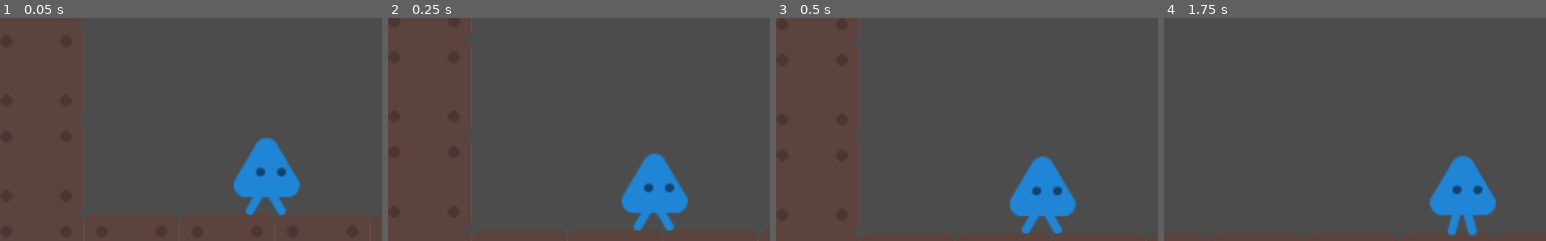
Above: before the commit, frames 1-4 (left to right).
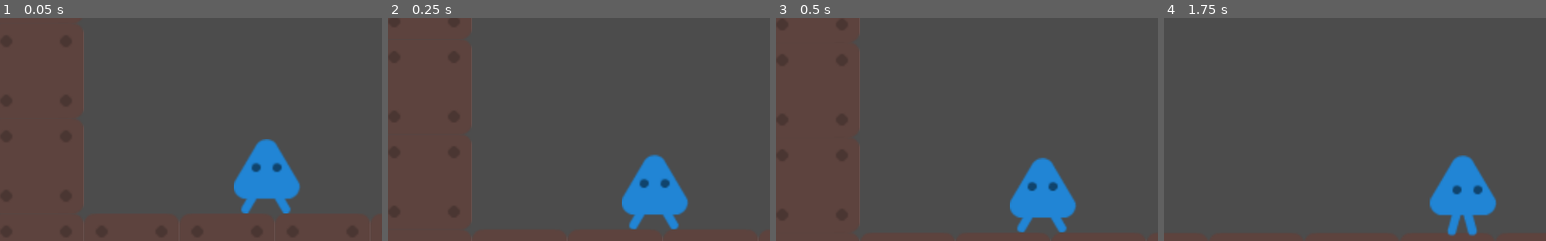
Above: after the commit, the same moments.

Repository: OfficialThomas/CMPM-171-GROUP-20
Game: Godot game, scene res://play-scenes/TestScene1.tscn
The game is run twice, just before and just after one commit, with the same random seed, the same clock (stepped at 60 frames per second) and the same inputs. Before the commit the project starts from res://game-objects/Basic.tscn.
Inputs:
- Up to frame 1 (0.05 s): no input
- Up to frame 2 (0.25 s): no input
- Up to frame 3 (0.5 s): no input
- Up to frame 4 (1.75 s): hold W (up) 0.53-1.28 s; hold D (right) from 0.53 s (still down); tap W (up) at 1.35, 1.52 s
The pictures show only the part of the screen within x 15-65%, y 18-68%; the shares and areas given below are measured in that part.

The runs differ from the first frame. In frame 1, 1.3% of the frame differs, in the area x 61-79%, y 53-89%; in frame 2, 1.3%; in frame 3, 1.3%; in frame 4, nothing differs.

Commit message:
updated door, player, and folders
- added door swapping to close
- added idle to player instead of stopping the walk animation
- updated folder hierarchy to clean the directory

Diff:
--- a/Narrative Game CMPM 171/game-objects/Door.tscn
+++ b/Narrative Game CMPM 171/assets/game-objects/Door.tscn
@@ -21,7 +21,7 @@
 extents = Vector2( 10, 31.5 )
 
 [sub_resource type="RectangleShape2D" id=3]
-extents = Vector2( 129, 41 )
+extents = Vector2( 88, 41 )
 
 [node name="Door" type="Area2D"]
 collision_layer = 0
@@ -40,9 +40,9 @@
 collision_layer = 0
 
 [node name="CollisionShape2D" type="CollisionShape2D" parent="NearDoor"]
-position = Vector2( 0, 6 )
 shape = SubResource( 3 )
 
 [connection signal="body_entered" from="." to="." method="_on_Door_body_entered"]
 [connection signal="body_exited" from="." to="." method="_on_Door_body_exited"]
 [connection signal="body_entered" from="NearDoor" to="." method="_on_NearDoor_body_entered"]
+[connection signal="body_exited" from="NearDoor" to="." method="_on_NearDoor_body_exited"]
--- a/Narrative Game CMPM 171/game-objects/Player.tscn
+++ b/Narrative Game CMPM 171/assets/game-objects/Player.tscn
@@ -1,12 +1,18 @@
-[gd_scene load_steps=7 format=2]
+[gd_scene load_steps=8 format=2]
 
 [ext_resource path="res://scripts/PlayerController.gd" type="Script" id=1]
 [ext_resource path="res://demo-assets/PNG/Players/Player Blue/playerBlue_walk1.png" type="Texture" id=2]
 [ext_resource path="res://demo-assets/PNG/Players/Player Blue/playerBlue_walk3.png" type="Texture" id=3]
 [ext_resource path="res://demo-assets/PNG/Players/Player Blue/playerBlue_walk2.png" type="Texture" id=4]
+[ext_resource path="res://demo-assets/PNG/Players/Player Blue/playerBlue_up2.png" type="Texture" id=5]
 
 [sub_resource type="SpriteFrames" id=1]
 animations = [ {
+"frames": [ ExtResource( 5 ) ],
+"loop": true,
+"name": "idle",
+"speed": 5.0
+}, {
 "frames": [ ExtResource( 3 ), ExtResource( 4 ), ExtResource( 2 ), ExtResource( 4 ), ExtResource( 3 ) ],
 "loop": true,
 "name": "walk",
@@ -22,7 +28,7 @@
 
 [node name="AnimatedSprite" type="AnimatedSprite" parent="."]
 frames = SubResource( 1 )
-animation = "walk"
+animation = "idle"
 
 [node name="CollisionShape2D" type="CollisionShape2D" parent="."]
 shape = SubResource( 2 )
--- a/Narrative Game CMPM 171/game-objects/Basic.tscn
+++ b/Narrative Game CMPM 171/play-scenes/TestScene1.tscn
@@ -1,7 +1,7 @@
 [gd_scene load_steps=8 format=2]
 
-[ext_resource path="res://game-objects/Door.tscn" type="PackedScene" id=1]
-[ext_resource path="res://game-objects/Player.tscn" type="PackedScene" id=2]
+[ext_resource path="res://assets/game-objects/Door.tscn" type="PackedScene" id=1]
+[ext_resource path="res://assets/game-objects/Player.tscn" type="PackedScene" id=2]
 [ext_resource path="res://demo-assets/Tilesheet/tilesheet_complete.png" type="Texture" id=3]
 
 [sub_resource type="ConvexPolygonShape2D" id=2]
@@ -80,20 +80,20 @@
 
 [node name="World" type="Node2D"]
 
+[node name="Doors" type="Node2D" parent="."]
+
+[node name="Door1" parent="Doors" instance=ExtResource( 1 )]
+position = Vector2( 864, 464 )
+target = NodePath("../Door2")
+
+[node name="Door2" parent="Doors" instance=ExtResource( 1 )]
+position = Vector2( 1247, 464 )
+target = NodePath("../Door1")
+
 [node name="TileMap" type="TileMap" parent="."]
 tile_set = SubResource( 5 )
 format = 1
 tile_data = PoolIntArray( 262144, 0, 0, 262145, 0, 0, 262146, 0, 0, 262147, 0, 0, 262148, 0, 0, 262149, 0, 0, 262150, 0 …(1377 unchanged characters)…
-
-[node name="Doors" type="Node2D" parent="."]
-
-[node name="Door1" parent="Doors" instance=ExtResource( 1 )]
-position = Vector2( 850, 467 )
-target = NodePath("../Door2")
-
-[node name="Door2" parent="Doors" instance=ExtResource( 1 )]
-position = Vector2( 1277, 466 )
-target = NodePath("../Door1")
 
 [node name="Player" parent="." instance=ExtResource( 2 )]
 position = Vector2( 187, 483 )
--- a/Narrative Game CMPM 171/project.godot
+++ b/Narrative Game CMPM 171/project.godot
@@ -11,7 +11,7 @@
 [application]
 
 config/name="Narrative Game CMPM 171"
-run/main_scene="res://game-objects/Basic.tscn"
+run/main_scene="res://play-scenes/TestScene1.tscn"
 config/icon="res://icon.png"
 
 [gui]
--- a/Narrative Game CMPM 171/scripts/Door.gd
+++ b/Narrative Game CMPM 171/scripts/Door.gd
@@ -1,23 +1,31 @@
 extends Area2D
+
+"""
+Works Cited:
+https://docs.godotengine.org/en/stable/getting_started/step_by_step/signals.html
+"""
 
 export(NodePath) onready var target = get_node(target)
 var isOverDoor := false
 var isLocked := true
-var player
-
+var player = null
 
 func _on_Door_body_entered(body):
 	isOverDoor = true
 	player = body
 
-
 func _on_Door_body_exited(body):
 	isOverDoor = false
 
+func _on_NearDoor_body_entered(body):
+	if (body.name == "Player"):
+		$AnimatedSprite.play("open")
+		isLocked = false
 
-func _on_NearDoor_body_entered(body):
-	$AnimatedSprite.play("open")
-	isLocked = false
+func _on_NearDoor_body_exited(body):
+	if (body.name == "Player"):
+		$AnimatedSprite.play("closed")
+		isLocked = true
 
 func _physics_process(delta):
 	if isOverDoor and Input.is_action_just_pressed("up"):
--- a/Narrative Game CMPM 171/scripts/PlayerController.gd
+++ b/Narrative Game CMPM 171/scripts/PlayerController.gd
@@ -25,7 +25,7 @@
 		$AnimatedSprite.set_flip_h(true)
 		$AnimatedSprite.play("walk")
 	else:
-		$AnimatedSprite.stop()
+		$AnimatedSprite.play("idle")
 	"""
 	Kept this just for completedness of input tests
 	if Input.is_action_pressed("down"):
